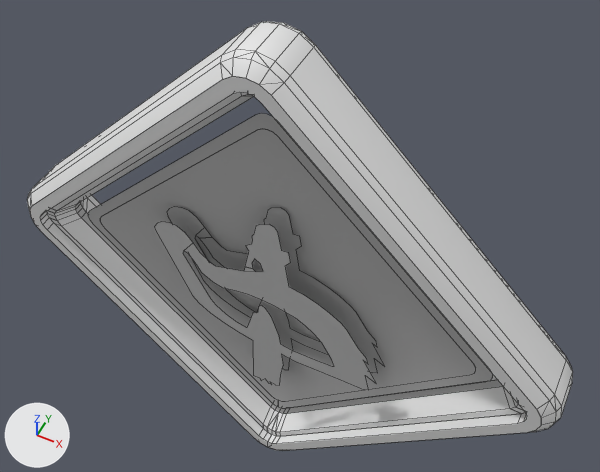
What one commit did to the Blender file src/addons/no_mans_sky_base_builder/models-high-res/assets/HOLO_WAR.blend.
Before and after are seen from a camera (50 mm lens) standing at (1.44, -2.38, 3.74) and looking at (0.03, 0.45, 0.2). Every picture has the same lights, and +X, +Y and +Z are marked at lower left. The picture after the commit comes second. Mesh edges are drawn as thin lines.

In view in the first picture: 'HOLO_WAR'.
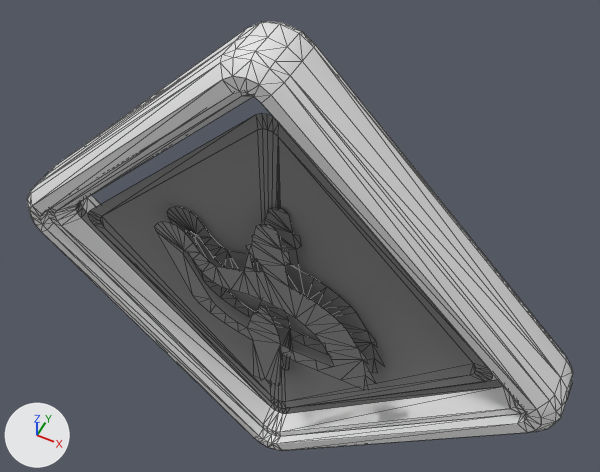
Changed parts and their boxes [x1, y1, x2, y2] in the pictures (600 x 472 px):
'HOLO_WAR', reshaped
    both: [27, 21, 573, 451]
part 1 of me_holo_war, added
    after: [34, 22, 573, 416]
part 2 of me_holo_war, added
    after: [250, 301, 371, 380]

What changed in the scene script:
```text
Change mat_holostatic_mat:
    where n3 = _N.new('ShaderNodeMixRGB'); n3.name = 'Mix (Legacy)'
    remove n3.inputs[0].default_value = 0.0  # 'Factor'
Change mat_holoscroll_mat:
    where n3 = _N.new('ShaderNodeMixRGB'); n3.name = 'Mix (Legacy)'
    remove n3.inputs[0].default_value = 0.0  # 'Factor'
Change me_holo_war:
    used by ob_holo_war; location = (0.0, 0.0, 0.0)
    remove me_holo_war.from_pydata(...)  # 867 vertices, 281 faces; spans x -1.67..1.67, y 0.0..0.4, z -1.66..1.69
    add me_holo_war.from_pydata(...)  # 892 vertices, 878 faces; spans x -1.67..1.67, y 0.0..0.4, z -1.66..1.69
    me_holo_war part 1: 21 vertices added at x -1.67..1.67, y 0.2, z -1.66..1.69
    me_holo_war part 2: 4 vertices added at x 0.08..0.35, y 0.03..0.16, z -0.39..-0.12
```
